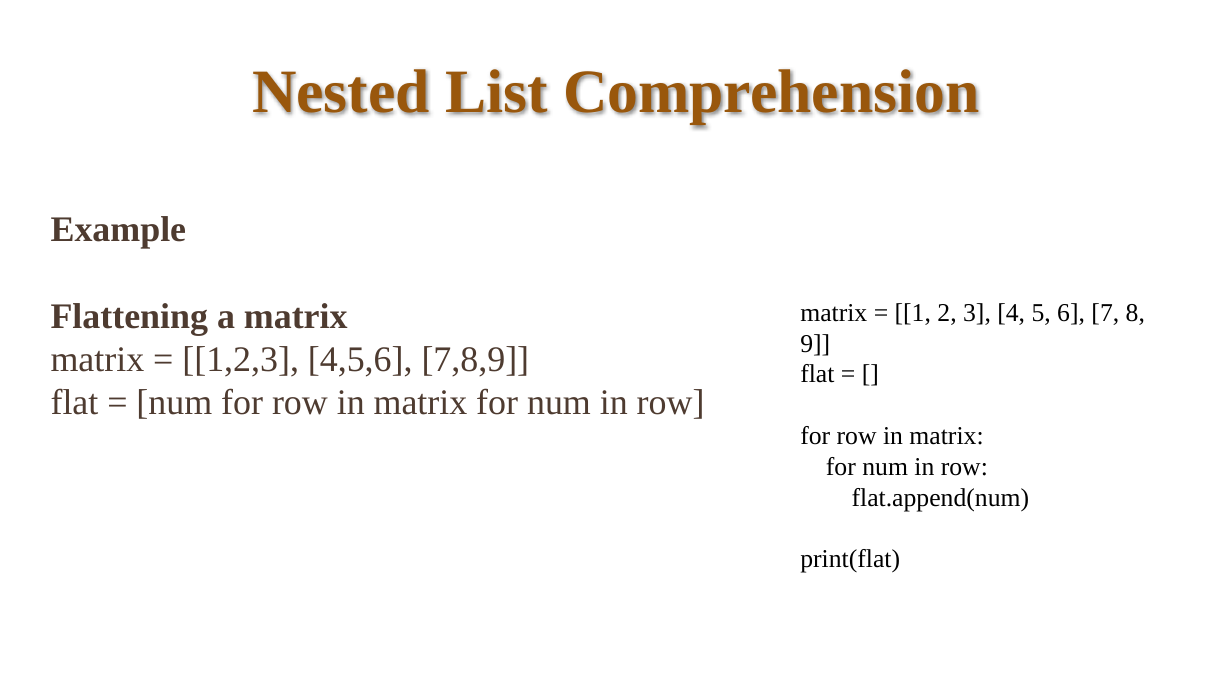
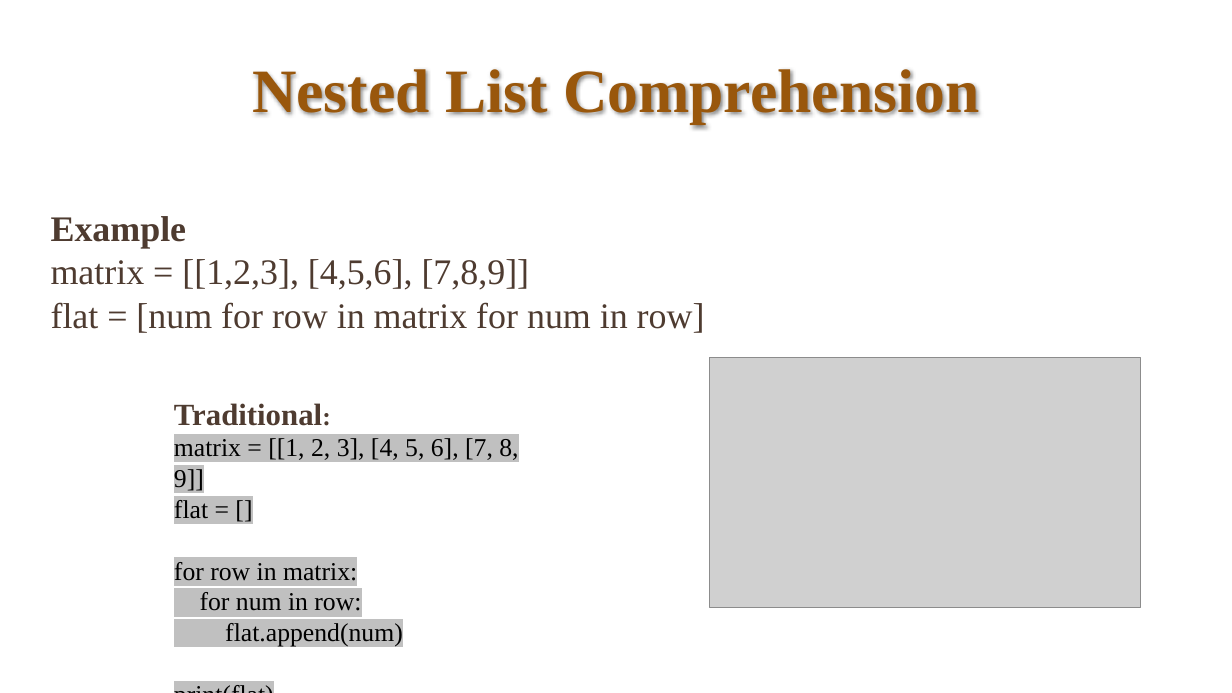
Before and after one commit to bahadurCorvit/Advance_Python, a slide deck: slide 7 of lectures/Lec12.pptx. Drawn at 1232x693 pixels with LibreOffice and Linux fonts; fonts in the diff are those of the drawing; grey boxes stand for pictures. Boxes give left, top, right and bottom in pixels: in the first picture for what was removed or moved away, otherwise in the second. Text is boxed around its words. In the diff, an @@ line names an element or a change of style, - is before the commit and + after.

```diff
--- a/lectures/Lec12.pptx
+++ b/lectures/Lec12.pptx
@@ text at (x1=51, y1=303, x2=348, y2=335): paragraph removed @@
-Flattening a matrix
@@ picture added at (x1=710, y1=358, x2=1141, y2=608) @@
@@ text "Traditional:" moved from (x1=800, y1=303, x2=1145, y2=511) to (x1=174, y1=403, x2=518, y2=647) @@
@@ text at (x1=174, y1=403, x2=322, y2=426): paragraph added @@
+Traditional:
@@ text at (x1=174, y1=438, x2=518, y2=647): highlight none to #C0C0C0 in "matrix = [[1, 2, 3], [4, 5, ...", "flat = []", "for row in matrix:", "for num in row:" and 2 more places @@
```
Also in this commit, not shown: 6 other slides changed, 1 other file.
